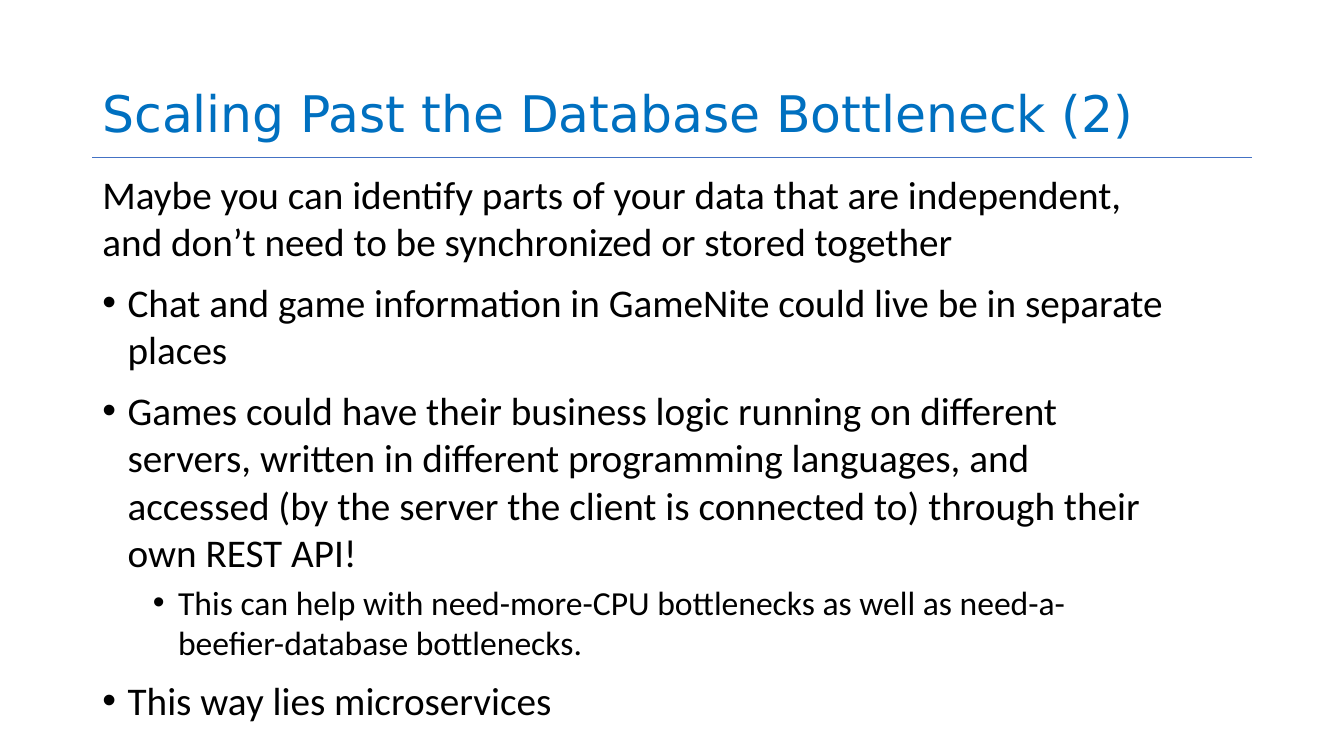
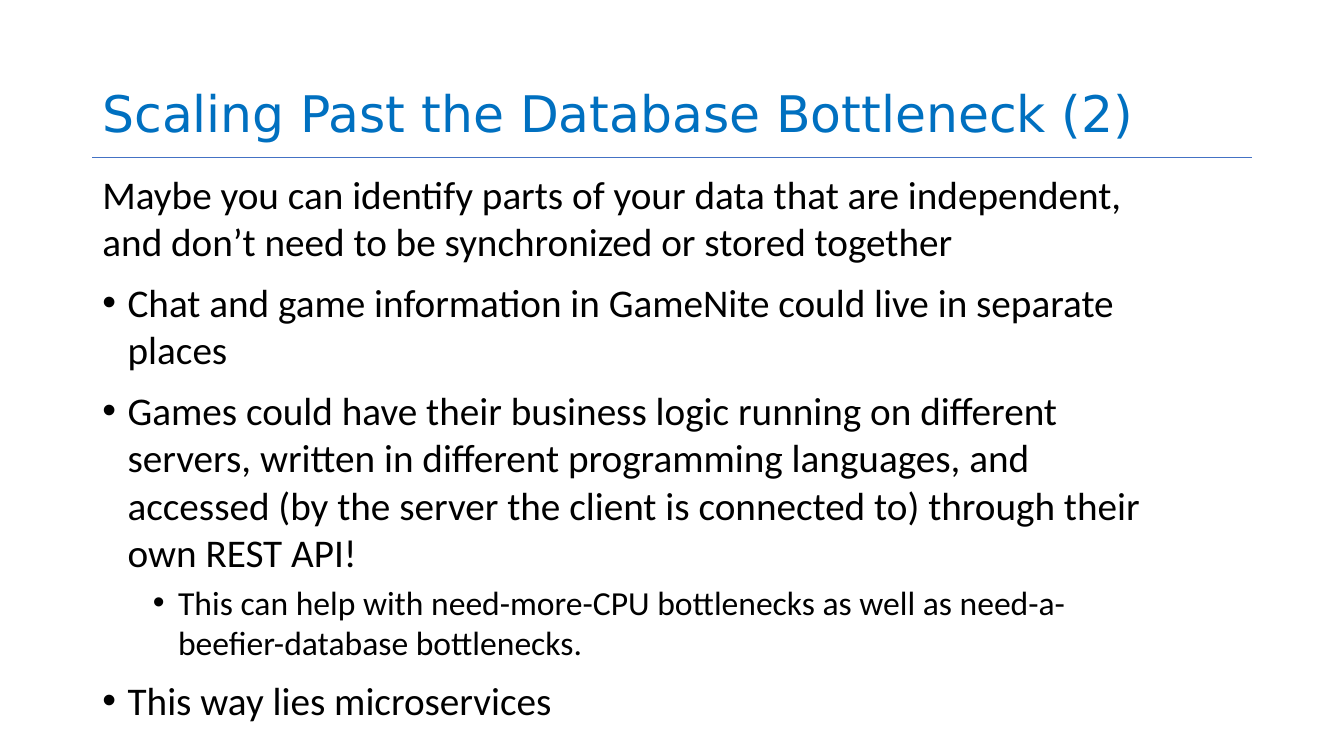
Before and after one commit to neu-se/CS4530-Spring-2026, a slide deck: slide 31 of Slides/Module 04 Web Applications.pptx. Drawn at 1344x756 pixels with LibreOffice and Linux fonts; fonts in the diff are those of the drawing. Boxes give left, top, right and bottom in pixels: in the first picture for what was removed or moved away, otherwise in the second. Text is boxed around its words. In the diff, an @@ line names an element or a change of style, - is before the commit and + after.

```diff
--- a/Slides/Module 04 Web Applications.pptx
+++ b/Slides/Module 04 Web Applications.pptx
@@ text at <box>128,289,1114,371</box>: text changed @@
-• Chat and game information in GameNite could live be in separate places
+• Chat and game information in GameNite could live in separate places
```
Also in this commit, not shown: 1 other slide changed, 1 other file.
